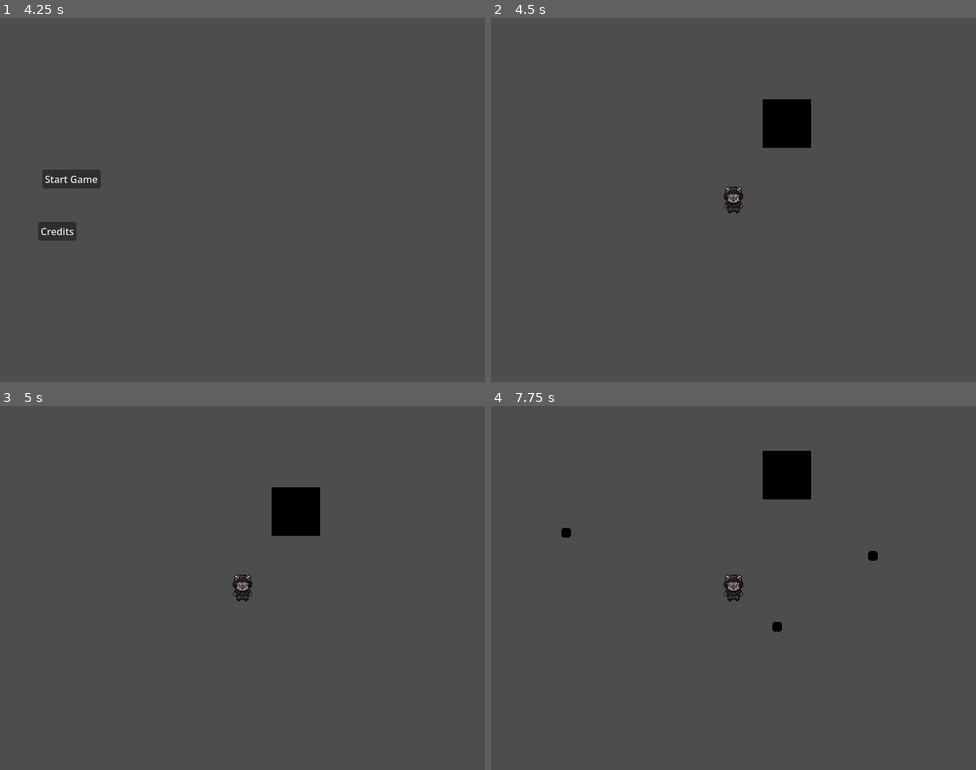
Above: before the commit, frames 1-4 (two rows, left to right).
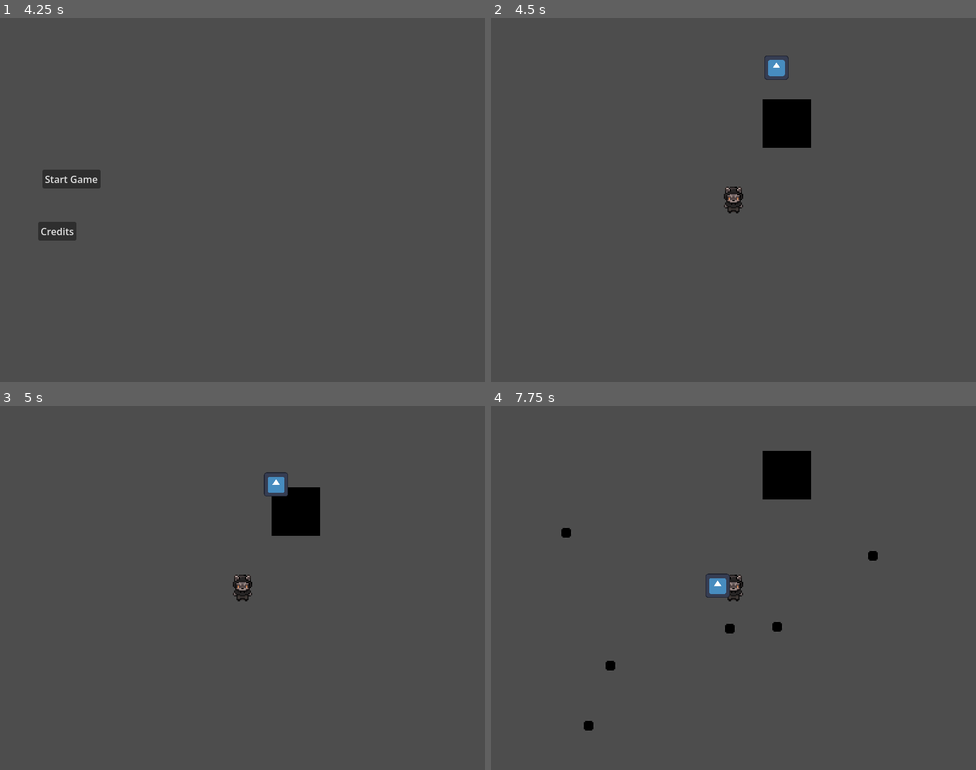
Above: after the commit, the same moments.

Repository: ygda-org/stock-strikers
Game: Godot game, scene res://main/startup_scene.tscn
Same seed, same stepped clock (60 frames per second), same inputs: the game is played once before the commit and once after it. The engine's default icon, where the game draws it, is replaced by a stand-in: a white triangle on a blue panel in a dark square.
Inputs (mouse positions are in pixels of both pictures, inside the frame that each line leads up to):
- Up to frame 1 (4.25 s): move the mouse to (349, 181) at 0.52 s; hold D (move_right) 0.53-1.28 s; click (349, 181) at 0.6 s; tap Enter at 1.25 s; move the mouse to (145, 218) at 1.27 s; hold S (move_down) 1.28-2.03 s; click (145, 218) at 1.35 s; move the mouse to (291, 119) at 2.02 s; hold D (move_right) 2.03-2.78 s; click (291, 119) at 2.1 s; tap Space at 2.75 s; move the mouse to (218, 272) at 2.77 s; hold W (move_up) 2.78-3.53 s; click (218, 272) at 2.85 s; move the mouse to (388, 254) at 3.52 s; hold A (move_left) from 3.53 s (still down); click (388, 254) at 3.6 s
- Up to frame 2 (4.5 s): release A (move_left) at 4.25 s; click "Start Game" at 4.25 s
- Up to frame 3 (5 s): no input
- Up to frame 4 (7.75 s): move the mouse to (588, 533) at 5.02 s; hold A (move_left) 5.03-5.78 s; click (588, 533) at 5.1 s; move the mouse to (757, 588) at 5.77 s; hold S (move_down) 5.78-6.53 s; click (757, 588) at 5.85 s; move the mouse to (660, 497) at 6.52 s; hold D (move_right) 6.53-7.28 s; click (660, 497) at 6.6 s; move the mouse to (840, 569) at 7.27 s; hold W (move_up) from 7.28 s (still down); click (840, 569) at 7.35 s

Frame 1 is identical in both runs. In frame 2, 0.2% of the frame differs, in the area x 56-62%, y 10-17%; in frame 3, 0.2%; in frame 4, 0.4%, in the area x 19-51%, y 46-90%.

Commit message:
made piggy bank
i made it guys my first enemy

Diff:
--- /dev/null
+++ b/enemies/piggy_bank.gd
@@ -0,0 +1,33 @@
+extends CharacterBody2D
+
+const BULLET = preload("uid://ckwbgunr68qm")
+@export var pig_speed: int
+@export var bullet_speed: int
+@onready var timer: Timer = $Timer
+@onready var animated_sprite_2d: AnimatedSprite2D = $Anim
+@onready var marker: Marker2D = $Marker2D
+
+
+# Called when the node enters the scene tree for the first time.
+func _ready() -> void:
+	timer.start()
+
+
+# Called every frame. 'delta' is the elapsed time since the previous frame.
+func _physics_process(delta: float) -> void:
+	if GameState.player:
+		var distance = GameState.player.global_position - global_position
+		velocity = distance.normalized() * pig_speed
+	move_and_slide()
+
+
+
+
+func _on_timer_timeout() -> void:
+	if GameState.player:
+		var bullet = BULLET.instantiate()
+		get_parent().add_child(bullet)
+		var distance = GameState.player.global_position - global_position
+		var offset = (marker.global_position - global_position).abs()
+		bullet.velocity = distance.normalized() * bullet_speed
+		bullet.global_position = global_position + (distance.normalized() * offset)
--- /dev/null
+++ b/enemies/piggy_bank.tscn
@@ -0,0 +1,37 @@
+[gd_scene format=3 uid="uid://b73ufdvihi6ks"]
+
+[ext_resource type="Script" uid="uid://bwiab73l8k60v" path="res://enemies/piggy_bank.gd" id="1_2331h"]
+[ext_resource type="Texture2D" uid="uid://b1g2ww2wqlf74" path="res://icon.svg" id="2_bgkm8"]
+
+[sub_resource type="SpriteFrames" id="SpriteFrames_jby03"]
+animations = [{
+"frames": [{
+"duration": 1.0,
+"texture": ExtResource("2_bgkm8")
+}],
+"loop": true,
+"name": &"default",
+"speed": 5.0
+}]
+
+[sub_resource type="RectangleShape2D" id="RectangleShape2D_uri2p"]
+size = Vector2(16, 16)
+
+[node name="PiggyBank" type="CharacterBody2D" unique_id=104104915]
+script = ExtResource("1_2331h")
+pig_speed = 50
+bullet_speed = 100
+
+[node name="Anim" type="AnimatedSprite2D" parent="." unique_id=1990987845]
+scale = Vector2(0.15624999, 0.15624999)
+sprite_frames = SubResource("SpriteFrames_jby03")
+
+[node name="CollisionShape2D" type="CollisionShape2D" parent="." unique_id=2016995054]
+shape = SubResource("RectangleShape2D_uri2p")
+
+[node name="Timer" type="Timer" parent="." unique_id=1607294646]
+
+[node name="Marker2D" type="Marker2D" parent="." unique_id=731618996]
+position = Vector2(-14, 14)
+
+[connection signal="timeout" from="Timer" to="." method="_on_timer_timeout"]
--- a/globals/game_state.gd
+++ b/globals/game_state.gd
@@ -1 +1,2 @@
 extends Node
+var player
--- a/main/main.tscn
+++ b/main/main.tscn
@@ -1,6 +1,7 @@
 [gd_scene format=3 uid="uid://dqak3awcpfb8w"]
 
 [ext_resource type="PackedScene" uid="uid://3smqvhstcant" path="res://player/player.tscn" id="1_53q0u"]
+[ext_resource type="PackedScene" uid="uid://b73ufdvihi6ks" path="res://enemies/piggy_bank.tscn" id="2_pjrb6"]
 
 [node name="Main" type="Node2D" unique_id=426619736]
 
@@ -12,3 +13,6 @@
 color = Color(0, 0, 0, 1)
 
 [node name="Player" parent="." unique_id=453716687 instance=ExtResource("1_53q0u")]
+
+[node name="PiggyBank" parent="." unique_id=644549125 instance=ExtResource("2_pjrb6")]
+position = Vector2(38, -117)
--- a/player/player.gd
+++ b/player/player.gd
@@ -8,7 +8,7 @@
 const BULLET = preload("uid://ckwbgunr68qm")
 
 func _ready(): # probably load stats from gamestate right
-	pass
+	GameState.player = self
 
 func _process(delta):
 	var input_dir = Input.get_vector("move_left", "move_right", "move_up", "move_down")
Not shown, added: enemies/piggy_bank.gd.uid
